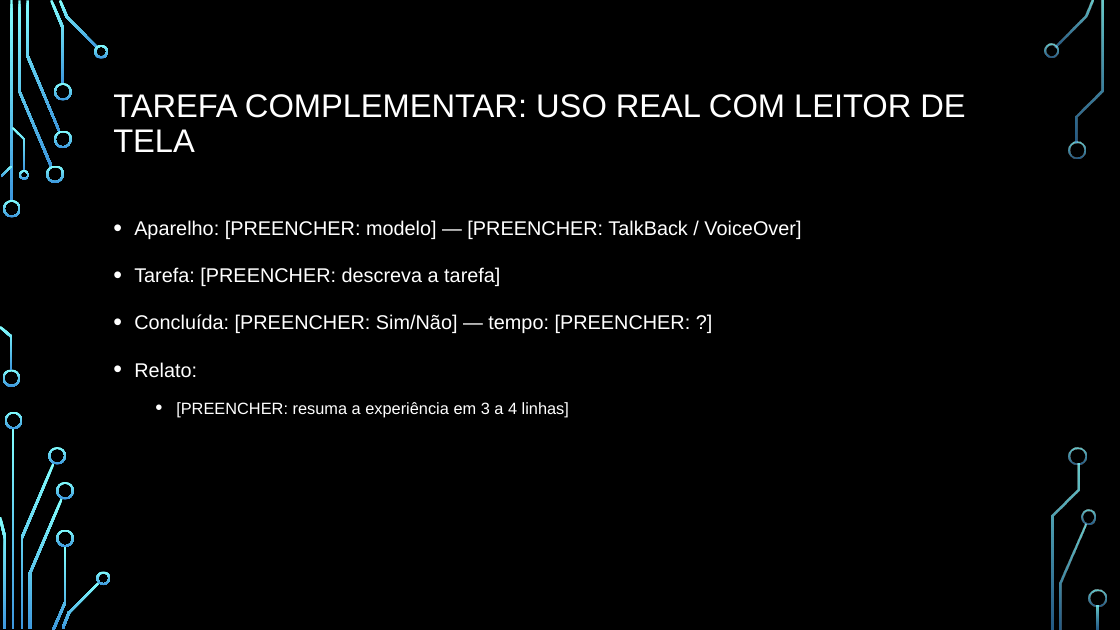
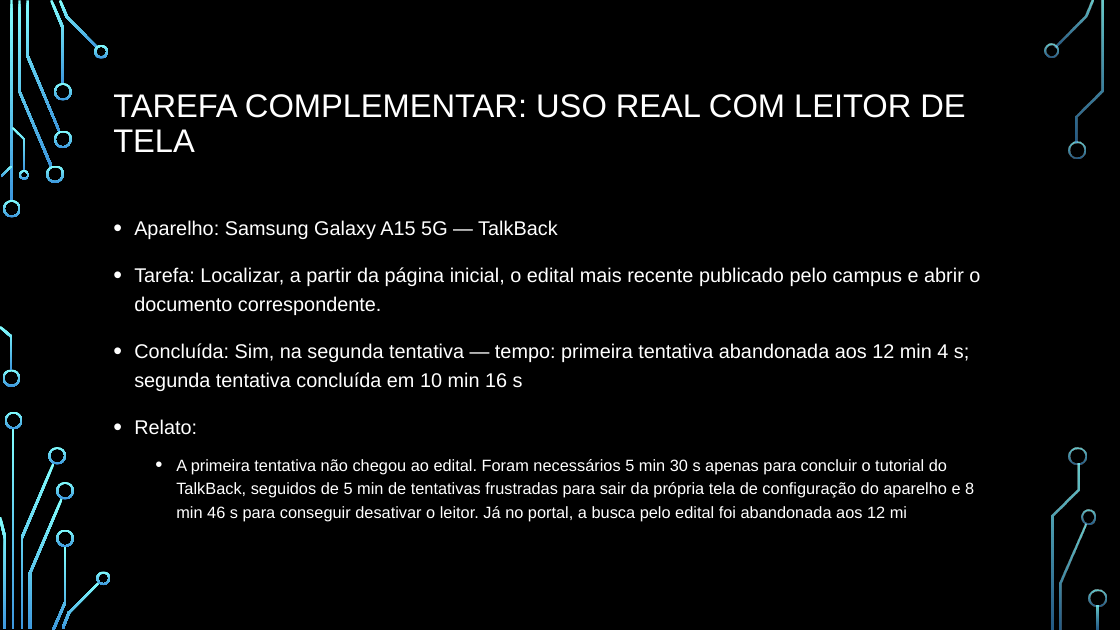
Before and after one commit to guilhermedopp/atividades, a slide deck: slide 17 of apresentacao/APRESENTACAO_AVALIACAO_ACESSIBILIDADE.pptx. Drawn at 1120x630 pixels with LibreOffice and Linux fonts; fonts in the diff are those of the drawing; background and template pictures are left out. Boxes give left, top, right and bottom in pixels: in the first picture for what was removed or moved away, otherwise in the second. Text is boxed around its words. In the diff, an @@ line names an element or a change of style, - is before the commit and + after.

```diff
--- a/apresentacao/APRESENTACAO_AVALIACAO_ACESSIBILIDADE.pptx
+++ b/apresentacao/APRESENTACAO_AVALIACAO_ACESSIBILIDADE.pptx
@@ text at (134, 220, 980, 391): text changed @@
-• Aparelho: [PREENCHER: modelo] — [PREENCHER: TalkBack / VoiceOver]
-• Tarefa: [PREENCHER: descreva a tarefa]
-• Concluída: [PREENCHER: Sim/Não] — tempo: [PREENCHER: ?]
+• Aparelho: Samsung Galaxy A15 5G — TalkBack
+• Tarefa: Localizar, a partir da página inicial, o edital mais recente publicado pelo campus e abrir o documento correspondente.
+• Concluída: Sim, na segunda tentativa — tempo: primeira tentativa abandonada aos 12 min 4 s; segunda tentativa concluída em 10 min 16 s
@@ text at (176, 459, 974, 522): text changed @@
-  • [PREENCHER: resuma a experiência em 3 a 4 linhas]
+  • A primeira tentativa não chegou ao edital. Foram necessários 5 min 30 s apenas para concluir o tutorial do TalkBack, seguidos de 5 min de tentativas frustradas para sair da própria tela de configuração do aparelho e 8 min 46 s para conseguir desativar o leitor. Já no portal, a busca pelo edital foi abandonada aos 12 mi
```
Also in this commit, not shown: 2 other slides changed, 16 other files.
